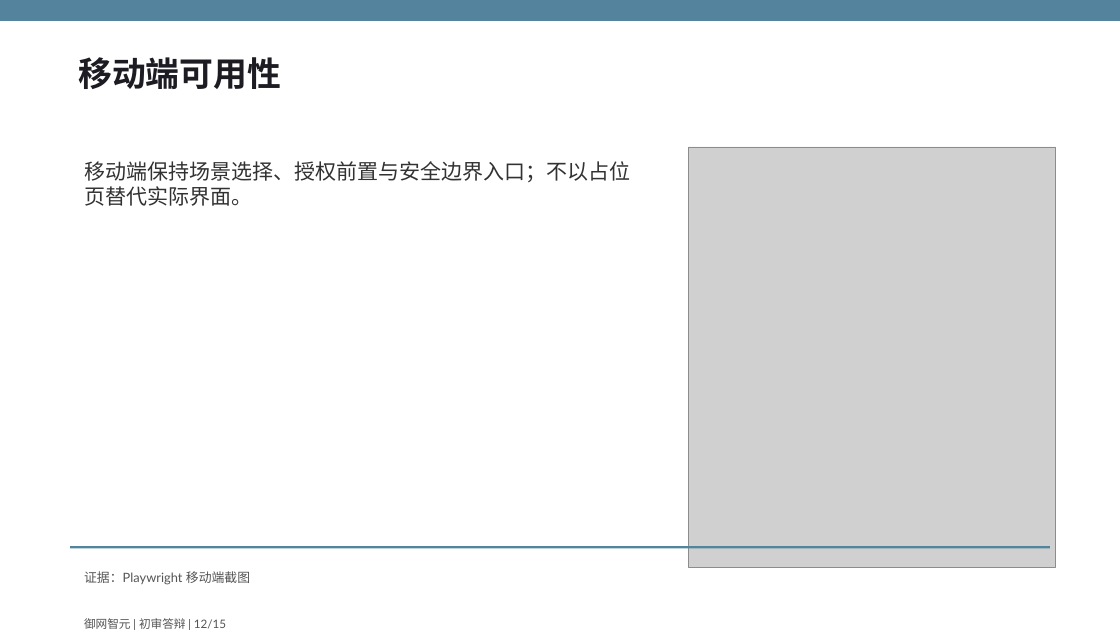
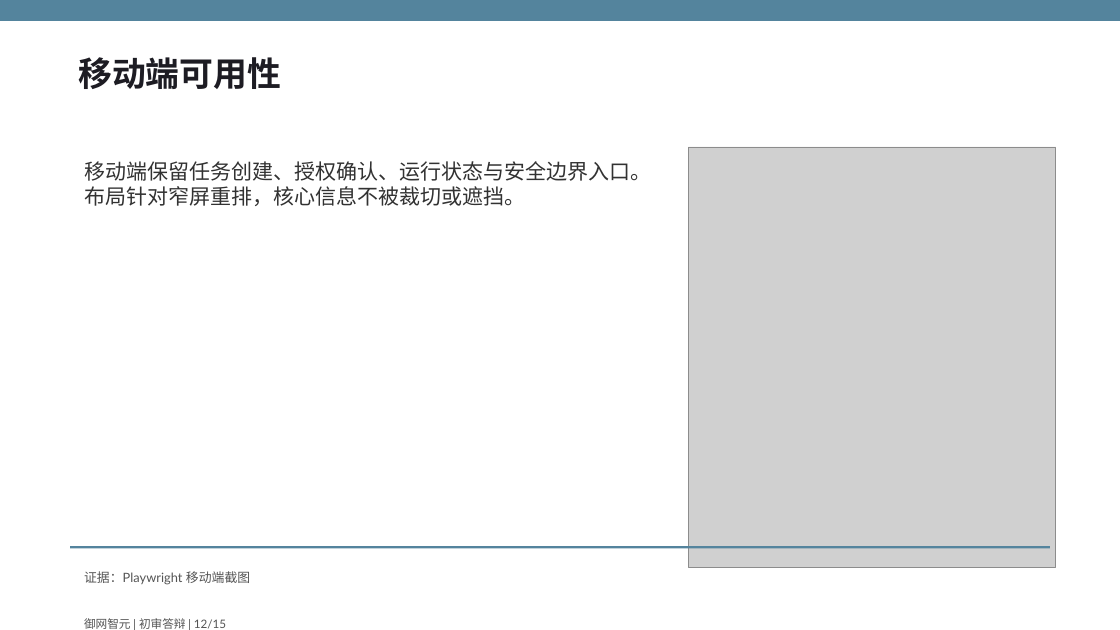
Before and after one commit to fuyao0612/gdaib-ctf-agent, a slide deck: slide 12 of output/submission/御网智元-初审答辩.pptx. Drawn at 1120x630 pixels with LibreOffice and Linux fonts; fonts in the diff are those of the drawing; grey boxes stand for pictures. Boxes give left, top, right and bottom in pixels: in the first picture for what was removed or moved away, otherwise in the second. Text is boxed around its words. In the diff, an @@ line names an element or a change of style, - is before the commit and + after.

Commit message:
移除非官方评测概念并恢复统一部署入口

```diff
--- a/output/submission/御网智元-初审答辩.pptx
+++ b/output/submission/御网智元-初审答辩.pptx
@@ text at [84, 161, 651, 206]: text changed @@
-移动端保持场景选择、授权前置与安全边界入口；不以占位页替代实际界面。
+移动端保留任务创建、授权确认、运行状态与安全边界入口。
+布局针对窄屏重排，核心信息不被裁切或遮挡。
```
Also in this commit, not shown: 14 other slides changed, 48 other files.
